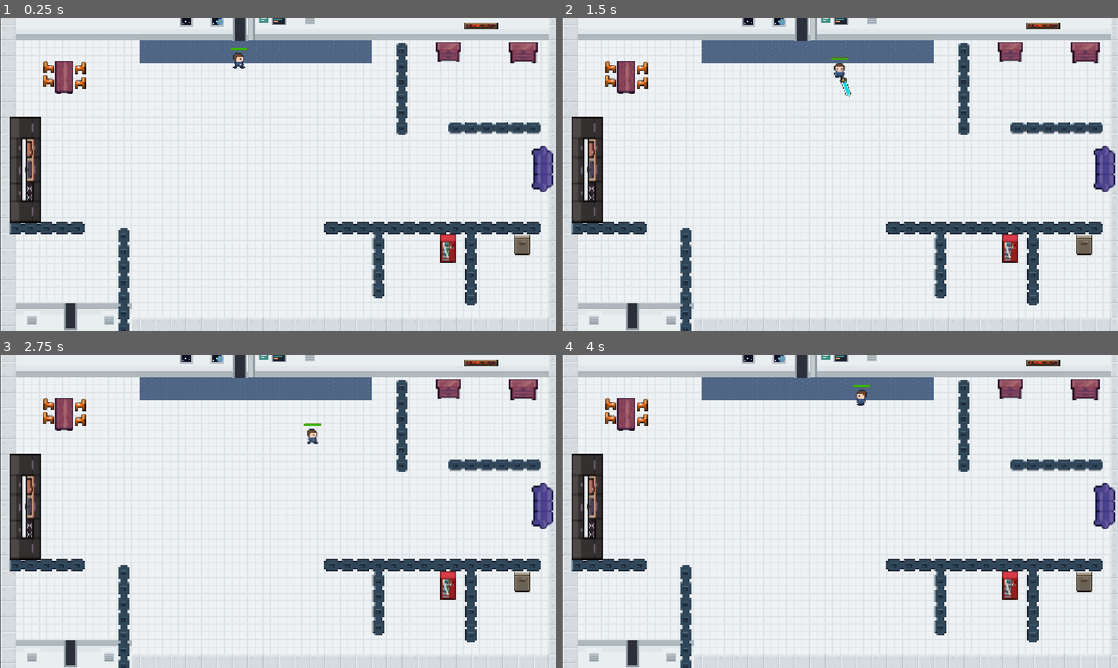
Above: before the commit, frames 1-4 (two rows, left to right).
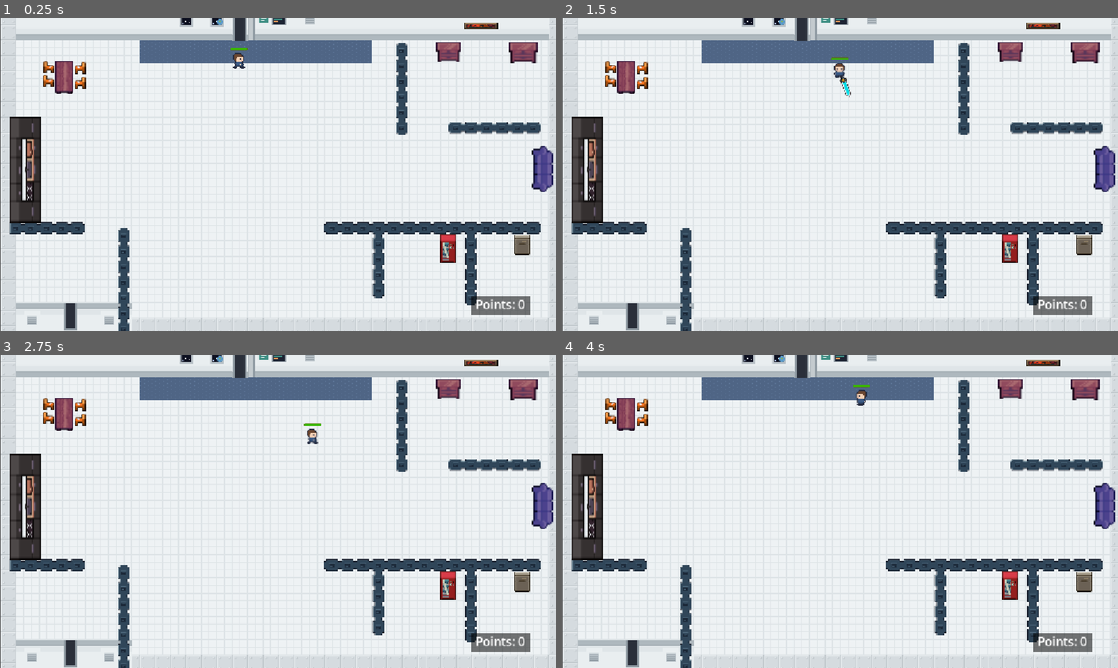
Above: after the commit, the same moments.

Repository: Simi-jpg/codesmelt-jam
Game: Godot game, scene res://scenes/level/kitchen.tscn
Two runs of this game, one before a commit and one after it. Both use one fixed random seed, a clock stepped at 60 frames per second and the inputs below.
Inputs (mouse positions are in pixels of both pictures, inside the frame that each line leads up to):
- Up to frame 1 (0.25 s): no input
- Up to frame 2 (1.5 s): tap Enter at 0.5 s; move the mouse to (962, 158) at 0.52 s; hold Right (ui_right) 0.53-1.28 s; click (962, 158) at 0.6 s; move the mouse to (728, 190) at 1.27 s; hold Down (ui_down) from 1.28 s (still down); tap R at 1.35 s; click (728, 190) at 1.42 s
- Up to frame 3 (2.75 s): move the mouse to (333, 442) at 2.02 s; release Down (ui_down) at 2.03 s; hold Right (ui_right) from 2.03 s (still down); click (333, 442) at 2.1 s
- Up to frame 4 (4 s): move the mouse to (812, 574) at 2.77 s; release Right (ui_right) at 2.78 s; hold Up (ui_up) 2.78-3.53 s; tap R at 2.85 s; click (812, 574) at 2.92 s; move the mouse to (1006, 558) at 3.52 s; hold Left (ui_left) from 3.53 s (still down); click (1006, 558) at 3.6 s

The runs differ from the first frame. In frame 1, 0.6% of the frame differs, in the area x 84-96%, y 88-95%; in frame 2, 0.6%; in frame 3, 0.6%; in frame 4, 0.6%.

Commit message:
points counter

Diff:
--- a/project-red-gem/project.godot
+++ b/project-red-gem/project.godot
@@ -14,6 +14,10 @@
 run/main_scene="uid://bglp4gvv15ynb"
 config/features=PackedStringArray("4.7", "Forward Plus")
 config/icon="res://icon.svg"
+
+[autoload]
+
+Global="*uid://c8r5amhr2u005"
 
 [display]
 
--- /dev/null
+++ b/project-red-gem/scenes/global.tscn
@@ -0,0 +1,26 @@
+[gd_scene format=3 uid="uid://c8r5amhr2u005"]
+
+[ext_resource type="Script" uid="uid://d1mm805i0cgh2" path="res://scripts/Global.gd" id="1_4pk28"]
+
+[sub_resource type="StyleBoxFlat" id="StyleBoxFlat_4pk28"]
+bg_color = Color(0, 0, 0, 0.53333336)
+
+[node name="Global" type="CanvasLayer" unique_id=1635942687]
+script = ExtResource("1_4pk28")
+
+[node name="PointsLabel" type="Label" parent="." unique_id=1280565057]
+anchors_preset = 3
+anchor_left = 1.0
+anchor_top = 1.0
+anchor_right = 1.0
+anchor_bottom = 1.0
+offset_left = -176.0
+offset_top = -72.0
+offset_right = -54.0
+offset_bottom = -34.0
+grow_horizontal = 0
+grow_vertical = 0
+theme_override_font_sizes/font_size = 25
+theme_override_styles/normal = SubResource("StyleBoxFlat_4pk28")
+text = "Points: 0"
+horizontal_alignment = 1
--- a/project-red-gem/scenes/level/dark.tscn
+++ b/project-red-gem/scenes/level/dark.tscn
@@ -3,6 +3,8 @@
 [ext_resource type="Texture2D" uid="uid://iq44r7inac43" path="res://tilesets/orbital_oupost_tileset.png" id="1_v6lnm"]
 [ext_resource type="PackedScene" uid="uid://bkn3q84g6m28" path="res://scenes/character/player.tscn" id="2_rij2t"]
 [ext_resource type="PackedScene" uid="uid://bmfarogbqch1t" path="res://scenes/character/glowy-alien.tscn" id="3_rij2t"]
+[ext_resource type="Texture2D" uid="uid://chpolyjgk84x5" path="res://sprites/storage-equipment/server_rack.png" id="4_xhcmu"]
+[ext_resource type="Texture2D" uid="uid://kgypcsbm27yr" path="res://sprites/storage-equipment/cargo_crate.png" id="5_3sahv"]
 
 [sub_resource type="OccluderPolygon2D" id="OccluderPolygon2D_adurc"]
 polygon = PackedVector2Array(-4, -8, 8, -8, 8, 8, -4, 8)
@@ -303,3 +305,30 @@
 
 [node name="GlowyAlien" parent="." unique_id=506719437 instance=ExtResource("3_rij2t")]
 position = Vector2(50, 493)
+
+[node name="ServerRack" type="Sprite2D" parent="." unique_id=1235493884]
+position = Vector2(41, 218)
+texture = ExtResource("4_xhcmu")
+
+[node name="ServerRack2" type="Sprite2D" parent="." unique_id=874091947]
+position = Vector2(62, 218)
+texture = ExtResource("4_xhcmu")
+
+[node name="ServerRack3" type="Sprite2D" parent="." unique_id=1723363349]
+position = Vector2(83, 218)
+texture = ExtResource("4_xhcmu")
+
+[node name="ServerRack4" type="Sprite2D" parent="." unique_id=683782007]
+position = Vector2(104, 218)
+texture = ExtResource("4_xhcmu")
+
+[node name="CargoCrate" type="Sprite2D" parent="." unique_id=1026647170]
+position = Vector2(915, 164)
+texture = ExtResource("5_3sahv")
+
+[node name="PointLight2D" type="PointLight2D" parent="CargoCrate" unique_id=836714466]
+scale = Vector2(1.5937499, 1.5079329)
+color = Color(1, 0, 0.05490196, 1)
+energy = 0.7
+shadow_enabled = true
+texture = SubResource("GradientTexture2D_0cnue")
--- a/project-red-gem/scenes/level/storage.tscn
+++ b/project-red-gem/scenes/level/storage.tscn
@@ -227,7 +227,7 @@
 script = ExtResource("1_25hc3")
 
 [node name="TileMapLayer" type="TileMapLayer" parent="." unique_id=1293906252]
-tile_map_data = PackedByteArray("AAADAAIAAQABAAEAAAADAAMAAQA …(31803 unchanged characters)… YAAQABAAEAAAA2AAcAAQAAAAAAAAA2AAgAAQAAAAEAAAA3AAcAAQABAAAAAAA3AAgAAQABAAEAAAA2AAkAAQAAAAAAAAA2AAoAAQAAAAEAAAA3AAkAAQABAAAAAAA3AAoAAQABAAEAAAA2AAsAAQAAAAAAAAA2 …(16402 unchanged characters)…
+tile_map_data = PackedByteArray("AAADAAIAAQABAAEAAAADAAMAAQA …(31803 unchanged characters)… YAAQABAAEAAAA2AAcAAQAAAAAAAAA2AAgAAQAAAAAAAAA3AAcAAQABAAAAAAA3AAgAAQAAAAAAAAA2AAkAAQAAAAAAAAA2AAoAAQAAAAEAAAA3AAkAAQAAAAAAAAA3AAoAAQABAAEAAAA2AAsAAQAAAAAAAAA2 …(16402 unchanged characters)…
 tile_set = SubResource("TileSet_1mg7i")
 
 [node name="Player" parent="." unique_id=424066194 instance=ExtResource("2_6drnj")]
@@ -327,8 +327,16 @@
 position = Vector2(802, 304)
 texture = ExtResource("3_n3e2p")
 
-[node name="CableReel" type="Sprite2D" parent="." unique_id=860730445]
-position = Vector2(877, 142)
+[node name="CableReel2" type="Sprite2D" parent="." unique_id=472676471]
+position = Vector2(705, 169)
+texture = ExtResource("12_tmnxd")
+
+[node name="CableReel3" type="Sprite2D" parent="." unique_id=173714205]
+position = Vector2(533, 167)
+texture = ExtResource("12_tmnxd")
+
+[node name="CableReel4" type="Sprite2D" parent="." unique_id=1020088120]
+position = Vector2(1097, 600)
 texture = ExtResource("12_tmnxd")
 
 [node name="FloorVent2" type="Sprite2D" parent="." unique_id=1545348276]
--- a/project-red-gem/scenes/sword.gd
+++ /dev/null
@@ -1,26 +0,0 @@
-
-extends Node2D
-
-var swinging = false
-
-func _input(event):
-	if event is InputEventMouseButton:
-		if event.button_index == MOUSE_BUTTON_LEFT and event.pressed:
-			swing()
-
-func swing():
-	if swinging:
-		return
-
-	swinging = true
-
-	rotation_degrees = -90
-	var tween = create_tween()
-
-
-	tween.tween_property(self, "rotation_degrees", 90, 0.15)
-	tween.tween_property(self, "rotation_degrees", 0, 0.15)
-
-	tween.finished.connect(func():
-		swinging = false
-	)
--- a/project-red-gem/scenes/sword.tscn
+++ /dev/null
@@ -1,16 +0,0 @@
-[gd_scene format=3 uid="uid://br8axu31uibaa"]
-
-[ext_resource type="Texture2D" uid="uid://bu2qo6ruj6p4b" path="res://sprites/weapons/05_energy_sword.png" id="1_40non"]
-[ext_resource type="Script" uid="uid://cjjomux4pfmd1" path="res://scenes/sword.gd" id="1_n355p"]
-
-[node name="Sword" type="Node2D" unique_id=1899253714]
-script = ExtResource("1_n355p")
-
-[node name="sword" type="Sprite2D" parent="." unique_id=1322232507]
-position = Vector2(4.7683716e-07, 4.7683716e-07)
-scale = Vector2(0.565, 0.565)
-texture = ExtResource("1_40non")
-offset = Vector2(16.735, 0)
-
-[node name="Camera2D" type="Camera2D" parent="." unique_id=2029574909]
-zoom = Vector2(2.52, 2.52)
--- /dev/null
+++ b/project-red-gem/scripts/Global.gd
@@ -0,0 +1,19 @@
+extends CanvasLayer
+
+var points: int = 0
+
+@onready var points_label = $PointsLabel
+
+func _ready() -> void:
+	update_points_ui()
+
+func add_points(amount: int):
+	points += amount
+	update_points_ui()
+func get_points():
+	return points
+func reset_points():
+	points = 0
+
+func update_points_ui():
+	points_label.text = "Points: " + str(points)
--- a/project-red-gem/scripts/glowy_alien.gd
+++ b/project-red-gem/scripts/glowy_alien.gd
@@ -44,6 +44,7 @@
 
 func _on_died():
 	var tween = create_tween()
+	Global.add_points(10)
 	tween.tween_property(self, "scale", Vector2(1.3, 1.3), 0.15)
 	tween.tween_property(self, "scale", Vector2(0.0, 0.0), 0.2)
 
Not shown, removed: project-red-gem/scenes/sword.gd.uid
Not shown, added: project-red-gem/scripts/Global.gd.uid
